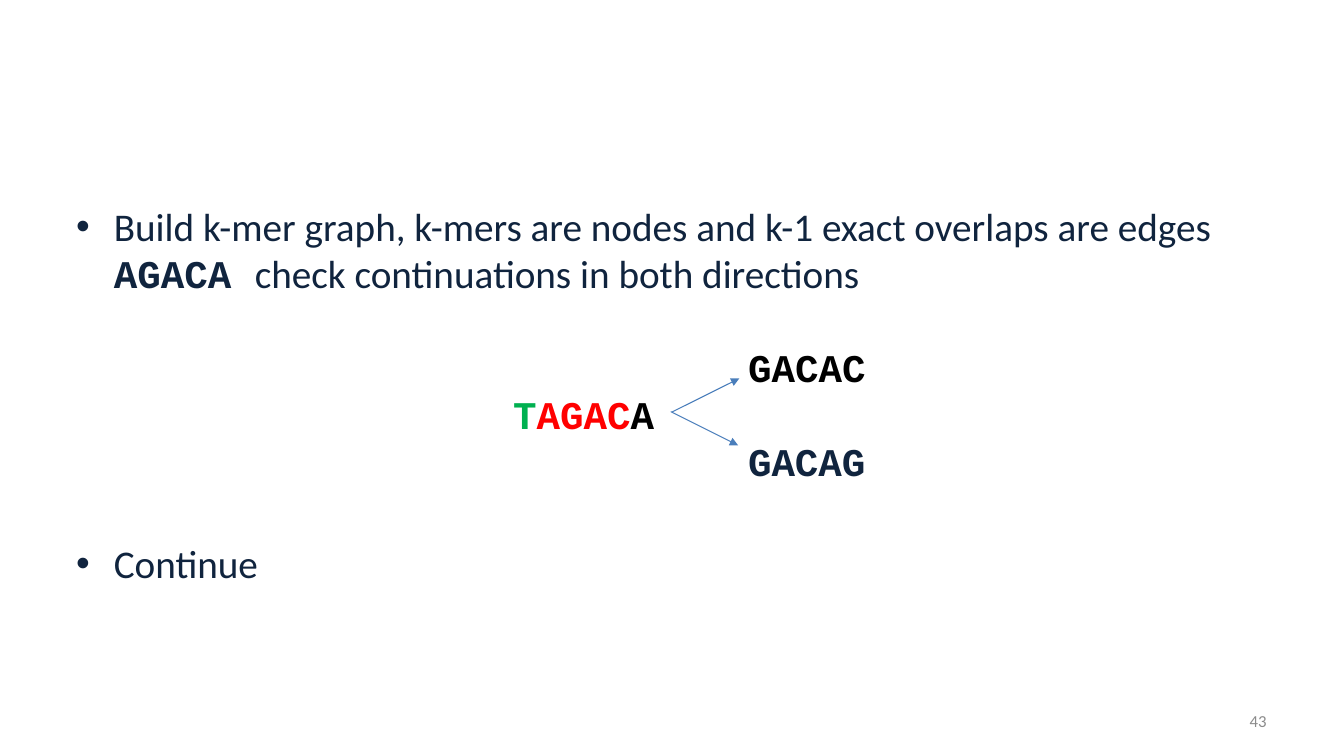
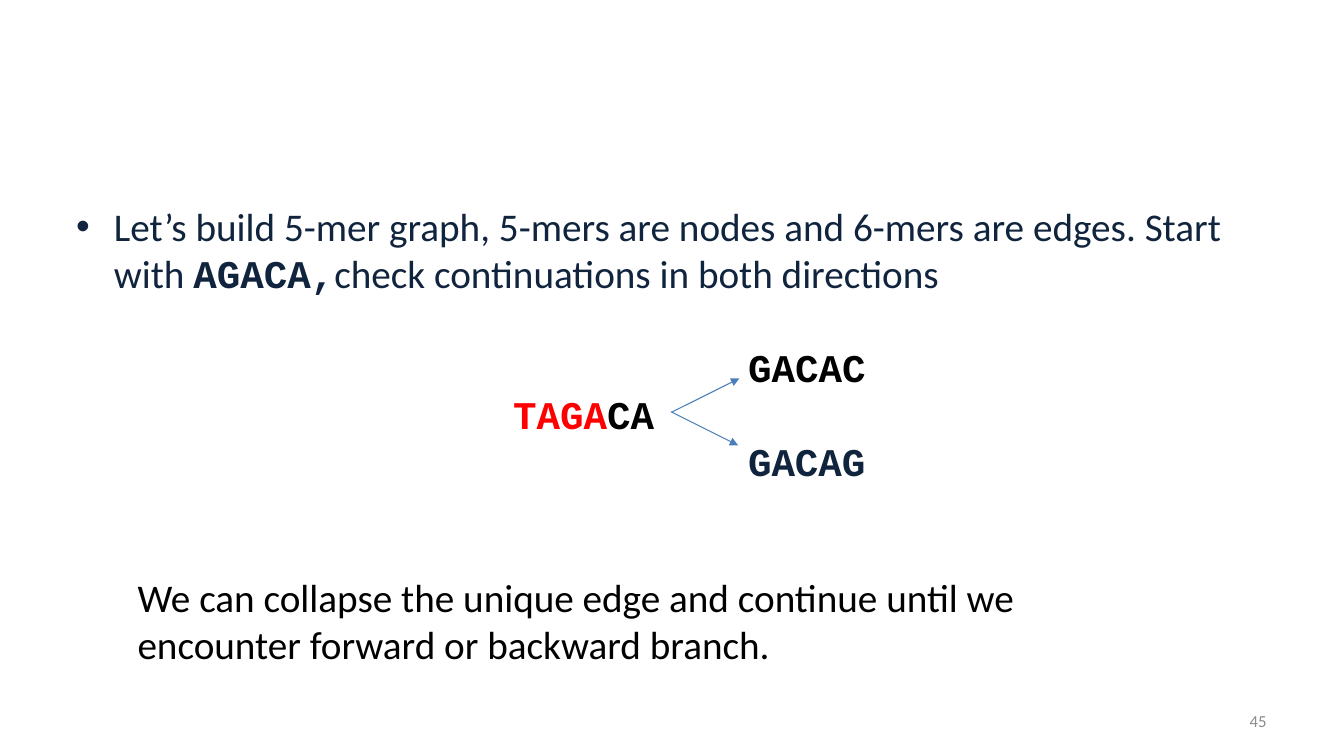
Before and after one commit to alekseyzimin/BME-Algorithms-for-Analysis-of-Genomic-Data, a slide deck: slide 45 of Fall 2026/Week 5 -- Genome Assembly Algorithms.pptx (slide 43 before the commit). Drawn at 1344x756 pixels with LibreOffice and Linux fonts; fonts in the diff are those of the drawing; background and template pictures are left out. Boxes give left, top, right and bottom in pixels: in the first picture for what was removed or moved away, otherwise in the second. Text is boxed around its words. In the diff, an @@ line names an element or a change of style, - is before the commit and + after.

```diff
--- a/Fall 2026/Week 5 -- Genome Assembly Algorithms.pptx
+++ b/Fall 2026/Week 5 -- Genome Assembly Algorithms.pptx
@@ text at [114, 213, 1221, 477]: text changed @@
-• Build k-mer graph, k-mers are nodes and k-1 exact overlaps are edges
-  AGACA check continuations in both directions
-  GACAC
-  TAGACA
-  none A GACAG
-  none A
-• Continue
+• Let’s build 5-mer graph, 5-mers are nodes and 6-mers are edges. Start with AGACA,check continuations in both directions
+  GACAC
+  TAGACA
+  none A GACAG
+  none A
@@ text added at [138, 584, 1014, 660], 28 pt, text #000000 @@
+We can collapse the unique edge and continue until we encounter forward or backward branch.
@@ page number at [1250, 716, 1267, 727]: text changed @@
-43
+45
```
Also in this commit, not shown: 21 other slides changed, 5 slides added.
